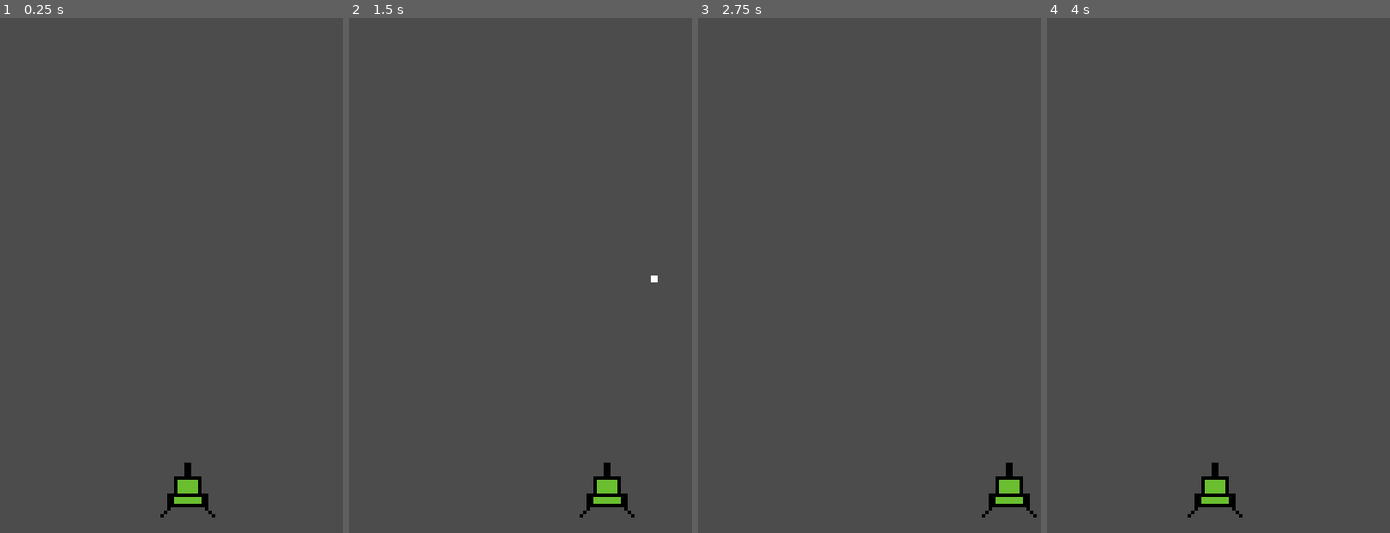
Above: before the commit, frames 1-4 (left to right).
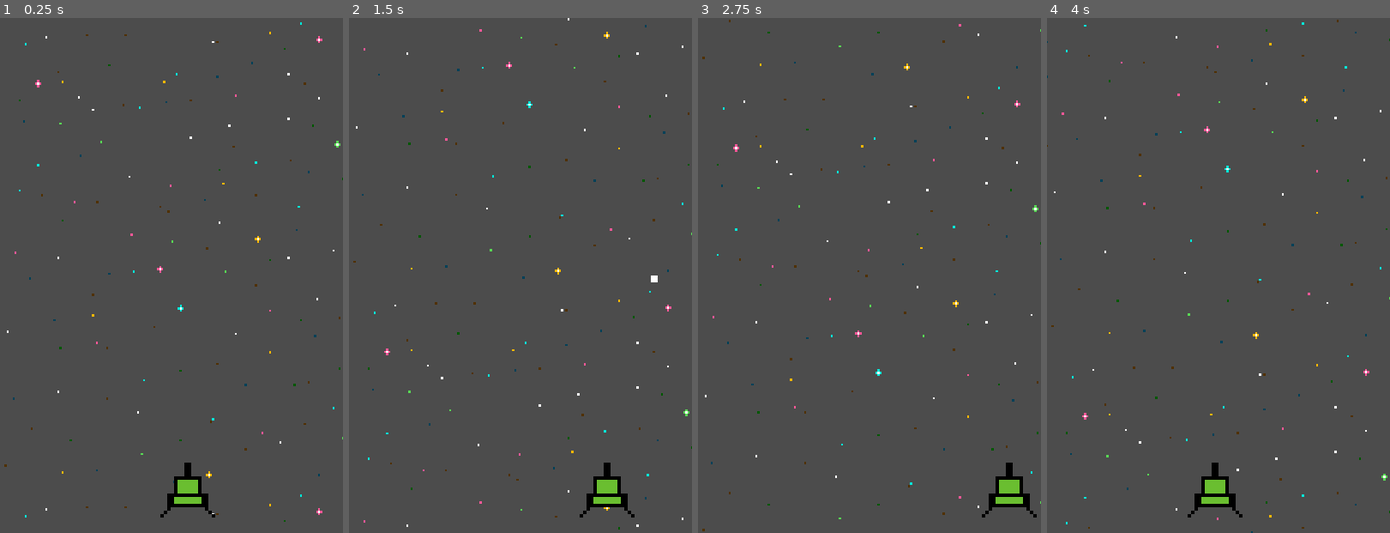
Above: after the commit, the same moments.

Repository: codeshowcase-pv/ship_attack
Game: Godot game, scene res://LevelMain.tscn
The game is run twice, just before and just after one commit, with the same random seed, the same clock (stepped at 60 frames per second) and the same inputs.
Inputs:
- Up to frame 1 (0.25 s): no input
- Up to frame 2 (1.5 s): hold Right (ui_right) 0.53-1.28 s; tap Space (fire) at 0.6, 1.35 s; hold Left (ui_left) from 1.28 s (still down)
- Up to frame 3 (2.75 s): release Left (ui_left) at 2.03 s; hold Right (ui_right) from 2.03 s (still down); tap Space (fire) at 2.1 s
- Up to frame 4 (4 s): tap Space (fire) at 2.85, 3.6 s; release Right (ui_right) at 3.53 s; hold Left (ui_left) from 3.53 s (still down)

The runs differ from the first frame. In frame 1, 0.4% of the frame differs, in the area x 1-100%, y 0-98%; in frame 2, 0.4%; in frame 3, 0.4%; in frame 4, 0.4%, in the area x 0-100%, y 0-100%.

Commit message:
add parallax bg

Diff:
--- /dev/null
+++ b/GameObjects/Background/ParallaxBackground.gd
@@ -0,0 +1,12 @@
+extends ParallaxBackground
+
+export (float) var scrolling_speed = 500.0
+
+# Called when the node enters the scene tree for the first time.
+func _ready():
+	pass # Replace with function body.
+
+
+
+func _process(delta):
+	scroll_offset.y += scrolling_speed * delta
--- /dev/null
+++ b/GameObjects/Background/ParallaxBackground.tscn
@@ -0,0 +1,15 @@
+[gd_scene load_steps=3 format=2]
+
+[ext_resource path="res://Assets/background/background_1.png" type="Texture" id=1]
+[ext_resource path="res://GameObjects/Background/ParallaxBackground.gd" type="Script" id=2]
+
+[node name="ParallaxBackground" type="ParallaxBackground"]
+script = ExtResource( 2 )
+
+[node name="ParallaxLayer" type="ParallaxLayer" parent="."]
+motion_mirroring = Vector2( 0, 550 )
+
+[node name="Sprite" type="Sprite" parent="ParallaxLayer"]
+position = Vector2( 181, 301.5 )
+scale = Vector2( 2.375, 2.69196 )
+texture = ExtResource( 1 )
--- a/LevelMain.tscn
+++ b/LevelMain.tscn
@@ -1,7 +1,8 @@
-[gd_scene load_steps=4 format=2]
+[gd_scene load_steps=5 format=2]
 
 [ext_resource path="res://GameObjects/Player/Player.tscn" type="PackedScene" id=1]
 [ext_resource path="res://LevelMain.gd" type="Script" id=2]
+[ext_resource path="res://GameObjects/Background/ParallaxBackground.tscn" type="PackedScene" id=3]
 
 [sub_resource type="RectangleShape2D" id=1]
 extents = Vector2( 214.5, 319 )
@@ -19,4 +20,7 @@
 position = Vector2( 198.5, 300 )
 shape = SubResource( 1 )
 
+[node name="ParallaxBackground" parent="." instance=ExtResource( 3 )]
+scrolling_speed = 250.0
+
 [connection signal="body_exited" from="GameArea" to="." method="_on_GameArea_body_exited"]
Binary file added: Assets/background/background_1.png
Not shown, added: Assets/background/background_1.png.import
Binary file added: Assets/background/background_2.png
Not shown, added: Assets/background/background_2.png.import
Binary file added: Assets/background/background_3.png
Not shown, added: Assets/background/background_3.png.import
Binary file added: Assets/background/background_4.png
Not shown, added: Assets/background/background_4.png.import
